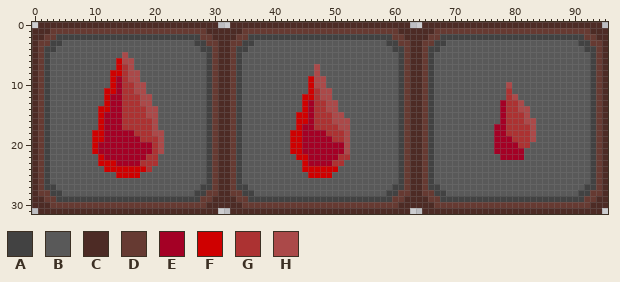
A sprite sheet gets an edit: Assets/UI/StatusEffects/Bleeding.png. That is the earlier state.
The file is 96x32 pixels. Colours within 5 levels of each other are drawn and written as one.
Palette (. is transparent): A #424242  B #595959  C #4d2b25  D #663a32  E #a40025  F #cf0000  G #ac3232  H #ab4949
The result:
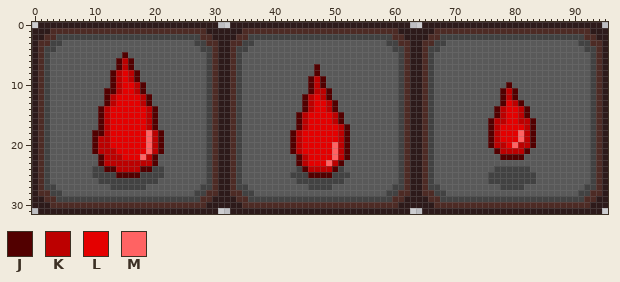
Colours new in this view: J #520000  K #bc0000  L #e40000  M #ff6363
What changed:
colour C: #4d2b25 -> #2d1a1a
colour D: #663a32 -> #4d2b25
Changed rows in their new state; - is a pixel that keeps its letter.
first column x 10:
 5 -----J--------------------------------------------------------------------
 6 ----JKJ-------------------------------------------------------------------
 7 ----JKJ------------------------------J------------------------------------
 8 ---JKLKJ-----------------------------J------------------------------------
 9 ---JKLKJ----------------------------JKJ-----------------------------------
10 ---JKLLKJ---------------------------JKJ------------------------------J----
11 --JJKLLKJ---------------------------JKKJ----------------------------JKJ---
12 --JKLLLLKJ-------------------------JKLKJ----------------------------JKJ---
13 --JKLLLLKJ-------------------------JKLLKJ---------------------------JLKJ--
14 -JKLLLLLLKJ------------------------JKLLKJ--------------------------JKLLKJ-
15 -JKLLLLLLKJ-----------------------JKLLLLKJ-------------------------JKLLKJ-
16 -JKLLLLLLKJ-----------------------JKLLLLKJB-----------------------JKKLLKKJ
17 -JKLLLLLLKJ-----------------------JKLLLLLKJ-----------------------JKLLLLKJ
18 JJKLLLLLLMKJ---------------------JKLLLLLLKJ-----------------------JKLLLMKJ
19 JKKLLLLLLMKJ---------------------JKLLLLLLKJ-----------------------JKLLLMKJ
20 JKKLLLLLLMKJ---------------------JKLLLLLMKJ-----------------------JKKLMKKJ
21 JKKKLLLLLMKJ---------------------JKLLLLLMKJ------------------------JKKKKJ-
22 -JKKKLLLMKJ-----------------------JKLLLLMKJ-------------------------JJJJ--
23 -JKKKKKKKKJ-----------------------JKLLLMKJ--------------------------------
24 AAJJKKKKJJAA----------------------AJKKKKJA-------------------------AAAAAA-
25 AAAAJJJJAAAA---------------------AAAJJJJAAA-----------------------AAAAAAAA
26 -AAAAAAAAAA-----------------------AAAAAAAA------------------------AAAAAAAA
27 ---AAAAAA---------------------------AAAA----------------------------AAAA--
Pixel boxes of the changes (left, top, right, bottom) in both pictures:
changed: (32, 22, 608, 214)
